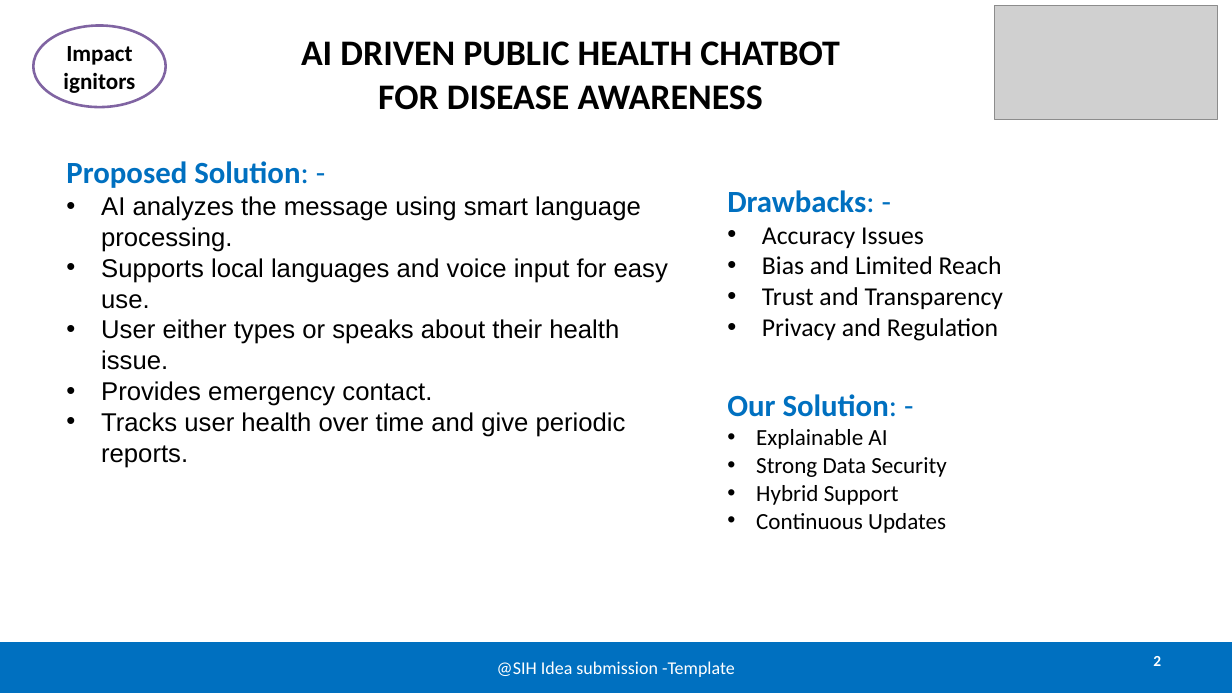
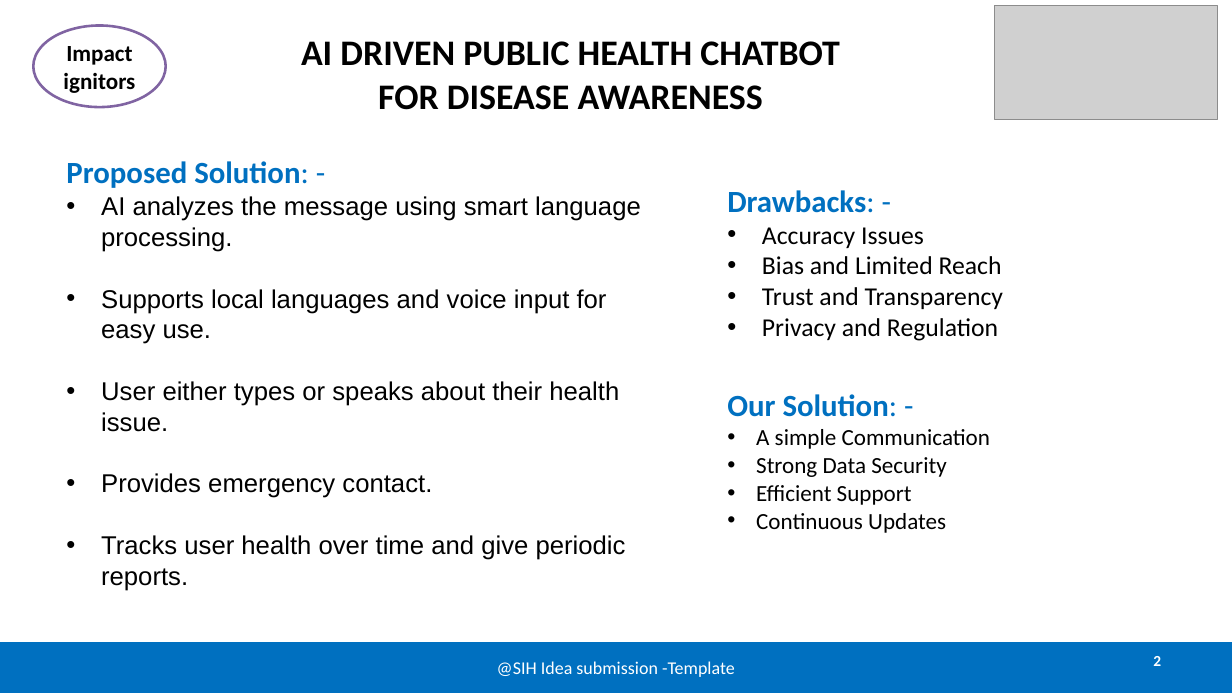
Before and after one commit to notjb2007/SIHackathon_2025, a slide deck: slide 2 of Smart India Hackathon 2025 Altered.pptx. Drawn at 1232x693 pixels with LibreOffice and Linux fonts; fonts in the diff are those of the drawing; grey boxes stand for pictures. Boxes give left, top, right and bottom in pixels: in the first picture for what was removed or moved away, otherwise in the second. Text is boxed around its words. In the diff, an @@ line names an element or a change of style, - is before the commit and + after.

```diff
--- a/Smart India Hackathon 2025 Altered.pptx
+++ b/Smart India Hackathon 2025 Altered.pptx
@@ text "Proposed Solution: -" rewrapped from (x1=66, y1=161, x2=668, y2=468) to (x1=66, y1=161, x2=641, y2=591) @@
@@ text at (x1=756, y1=429, x2=990, y2=449): text changed @@
-• Explainable AI
+• A simple Communication
@@ text at (x1=756, y1=485, x2=912, y2=505): text changed @@
-• Hybrid Support
+• Efficient Support
```
Also in this commit, not shown: 2 other files.
